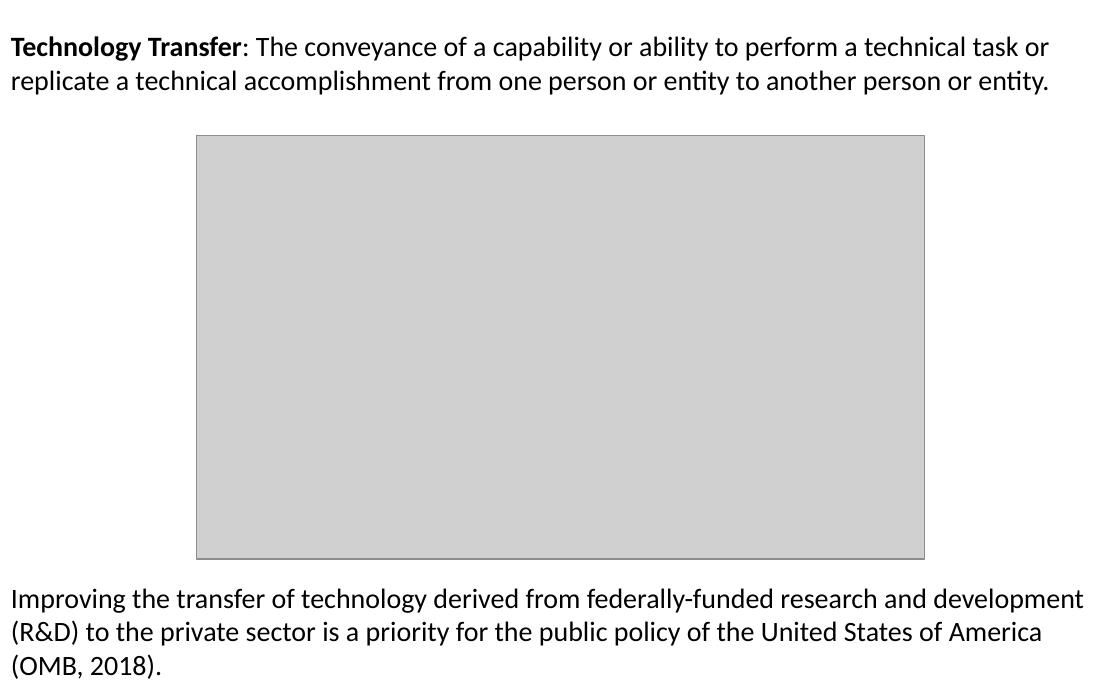
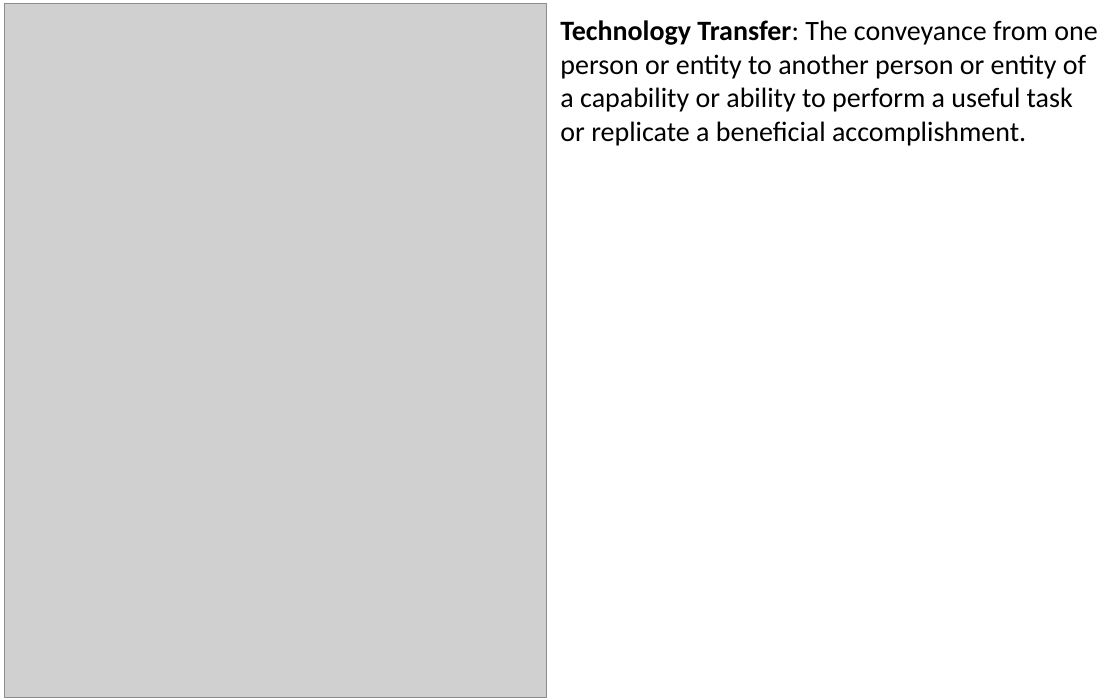
Before and after one commit to SLU-Courses-Townes/SOC6100, a slide deck: slide 2 of Presentations/Presentation02/Townes_SOC6100_Presentation02.pptx. Drawn at 1120x700 pixels with LibreOffice and Linux fonts; fonts in the diff are those of the drawing; grey boxes stand for pictures. Boxes give left, top, right and bottom in pixels: in the first picture for what was removed or moved away, otherwise in the second. Text is boxed around its words. In the diff, an @@ line names an element or a change of style, - is before the commit and + after.

```diff
--- a/Presentations/Presentation02/Townes_SOC6100_Presentation02.pptx
+++ b/Presentations/Presentation02/Townes_SOC6100_Presentation02.pptx
@@ picture added at (4,3,547,698) @@
@@ text at (560,20,1097,146): text changed @@
-Technology Transfer: The conveyance of a capability or ability to perform a technical task or replicate a technical accomplishment from one person or entity to another person or entity.
+Technology Transfer: The conveyance from one person or entity to another person or entity of a capability or ability to perform a useful task or replicate a beneficial accomplishment.
@@ picture removed at (196,136,925,559) @@
@@ text removed at (11,588,1084,679) @@
-Improving the transfer of technology derived from federally-funded research and development (R&D) to the private sector is a priority for the public policy of the United States of America (OMB, 2018).
```
Also in this commit, not shown: 10 other slides changed, 10 slides added, 2 slides removed, 9 other files.
